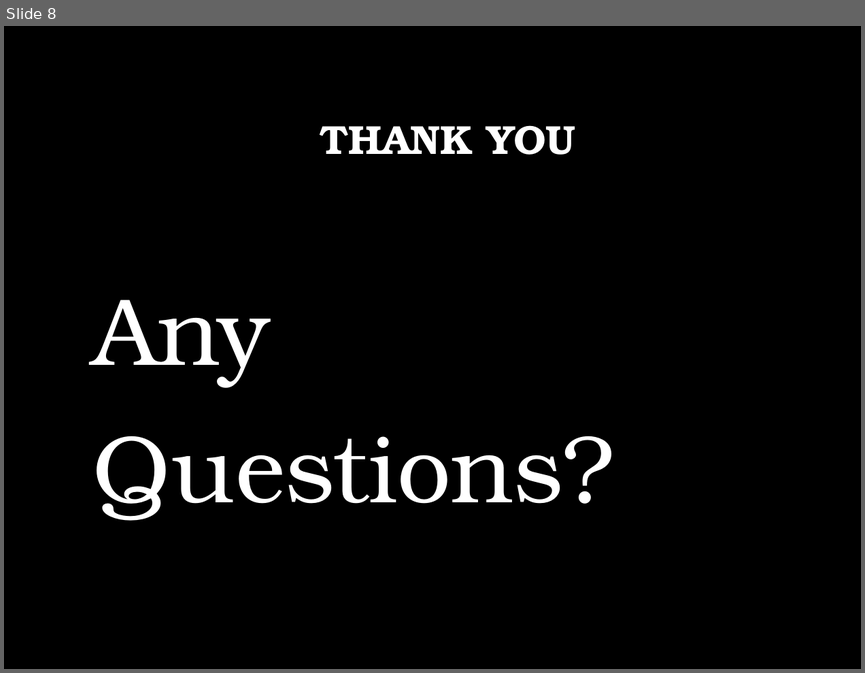
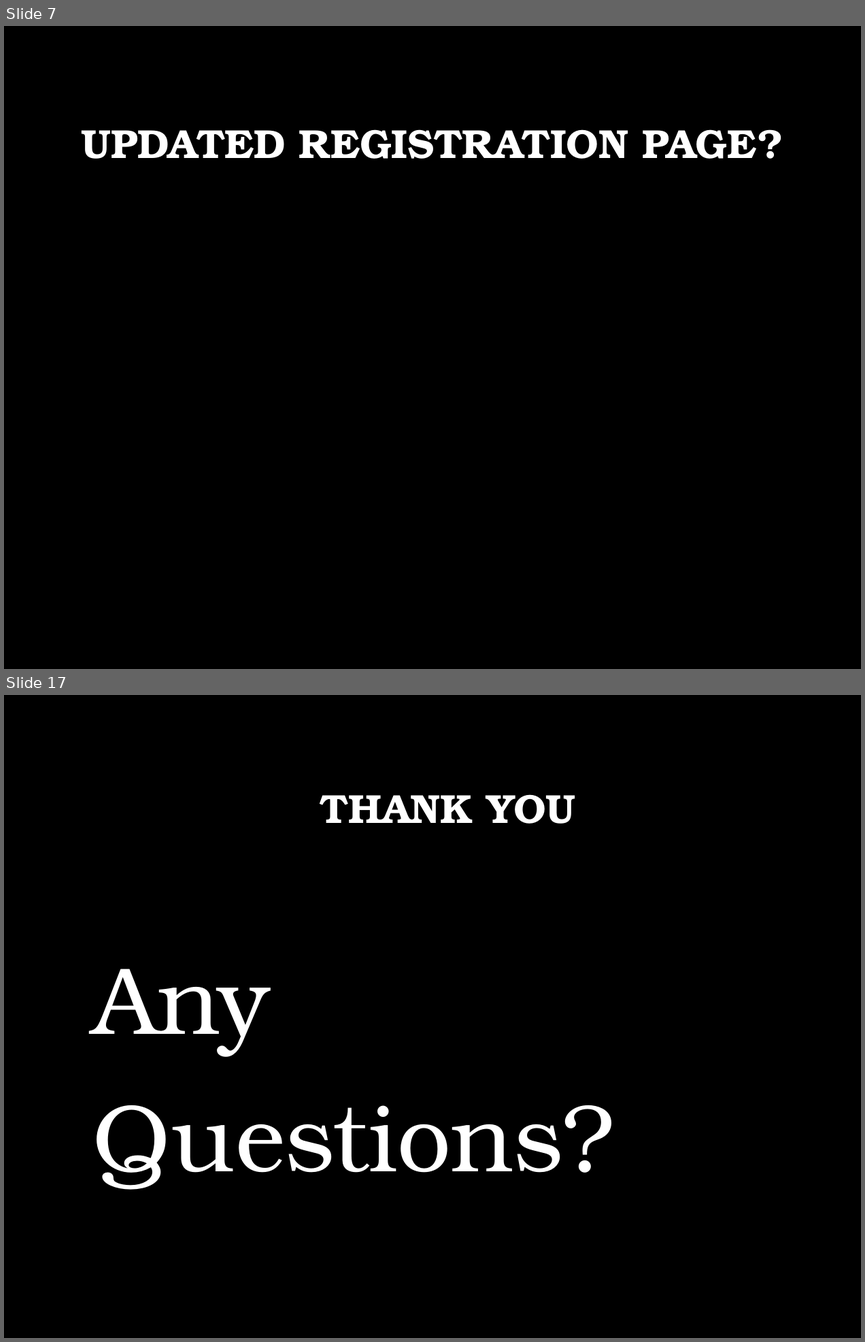
Before and after one commit to yuriiSY/Study-Buddy, a slide deck: Weekly Submissions/Week3/Presentation Week 3.pptx. Shown one above the other, each under a label of ours: slide 8 before the commit, slides 7 and 17 after it; the slides between them are not shown. The pictures are 865x673 and 865x1342 pixels, drawn with LibreOffice and Linux fonts; fonts in the diff are those of the drawing; background and template pictures are left out. Boxes give left, top, right and bottom in pixels: in the first picture for what was removed or moved away, otherwise in the second. Text is boxed around its words. In the diff, an @@ line names an element or a change of style, - is before the commit and + after.

Commit message:
V3
Needs touch-up on registration page update

```diff
--- a/Weekly Submissions/Week3/Presentation Week 3.pptx
+++ b/Weekly Submissions/Week3/Presentation Week 3.pptx
@@ slide 7 added at <box>4,26,861,669</box>, background picture (left out) @@
@@ title added at <box>81,129,783,159</box>, 34 pt, text #FFFFFF, bold @@
+UPDATED REGISTRATION PAGE?
@@ what was slide 8 is now slide 17 @@
```
Also in this commit, not shown: 3 slides changed, 10 other slides added, 2 slides removed.
